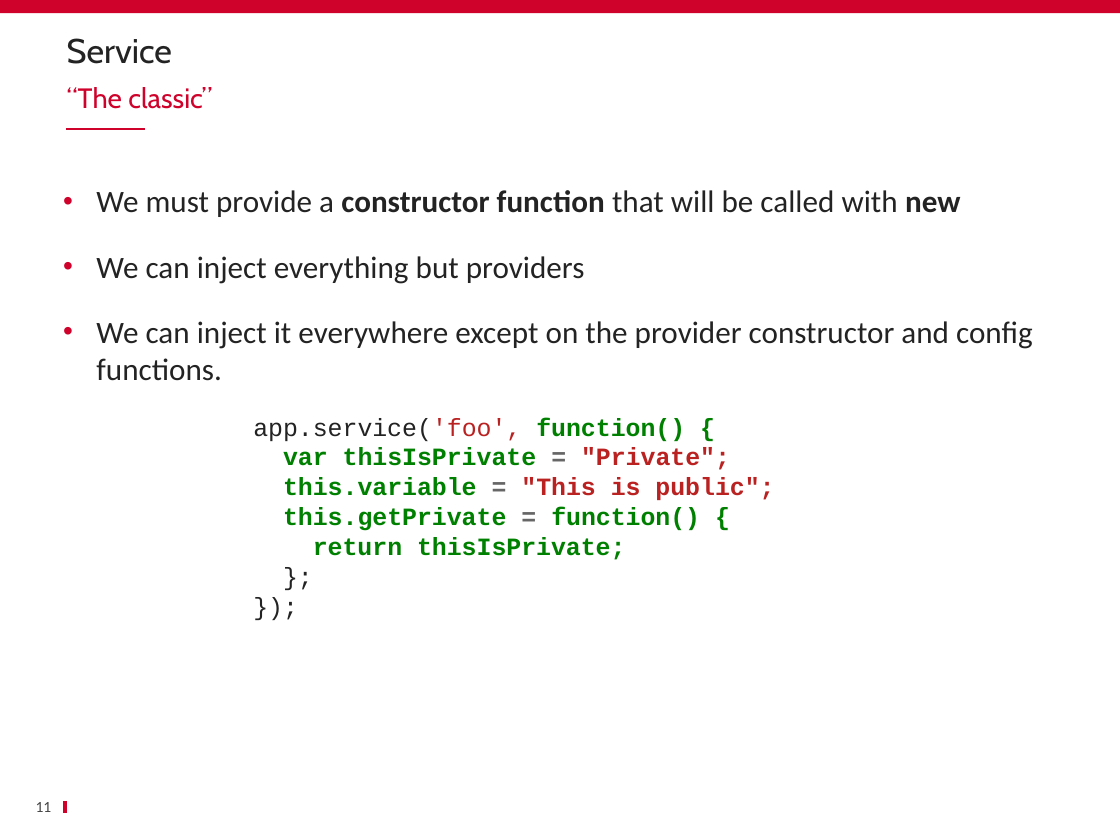
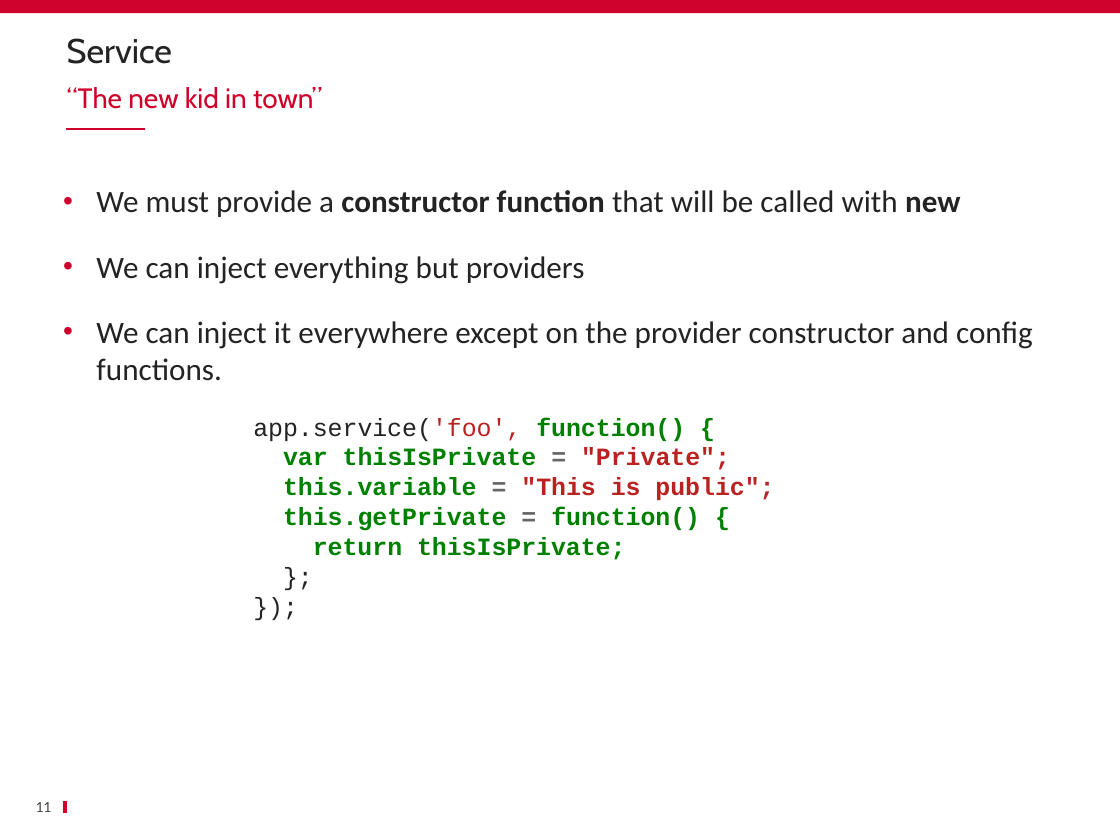
Before and after one commit to ycintre/formation-angularjs, a slide deck: slide 11 of 15 Custom services/Custom services.pptx. Drawn at 1120x840 pixels with LibreOffice and Linux fonts; fonts in the diff are those of the drawing; background and template pictures are left out. Boxes give left, top, right and bottom in pixels: in the first picture for what was removed or moved away, otherwise in the second. Text is boxed around its words. In the diff, an @@ line names an element or a change of style, - is before the commit and + after.

Commit message:
feat(custom services): improve slides

```diff
--- a/15 Custom services/Custom services.pptx
+++ b/15 Custom services/Custom services.pptx
@@ text at (67,87,322,109): text changed @@
-“The classic”
+“The new kid in town”
```
Also in this commit, not shown: 1 other slide changed, 1 slide added.
